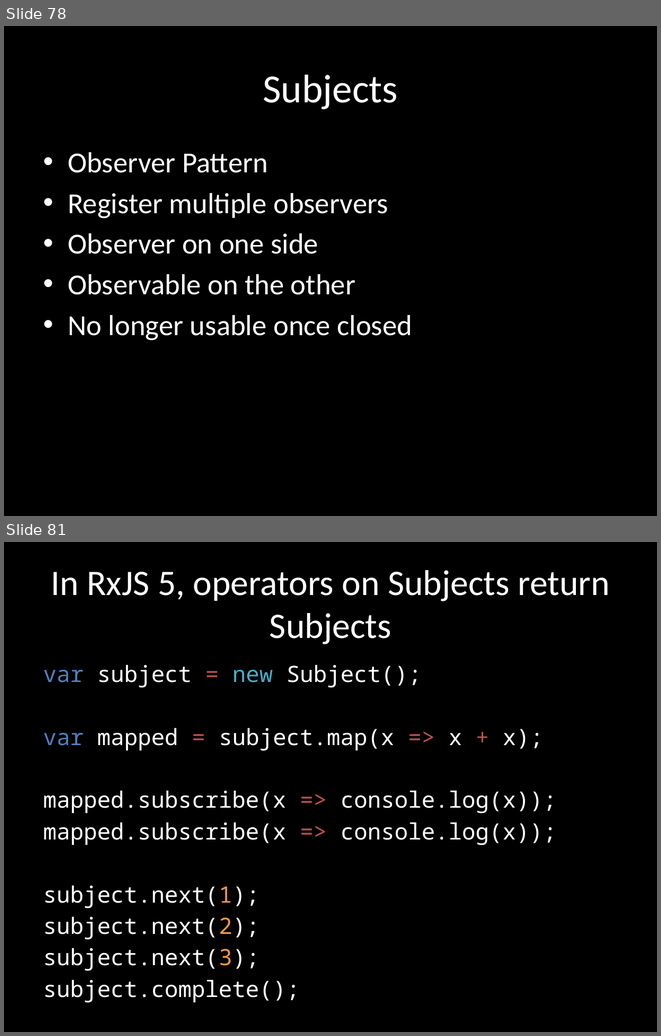
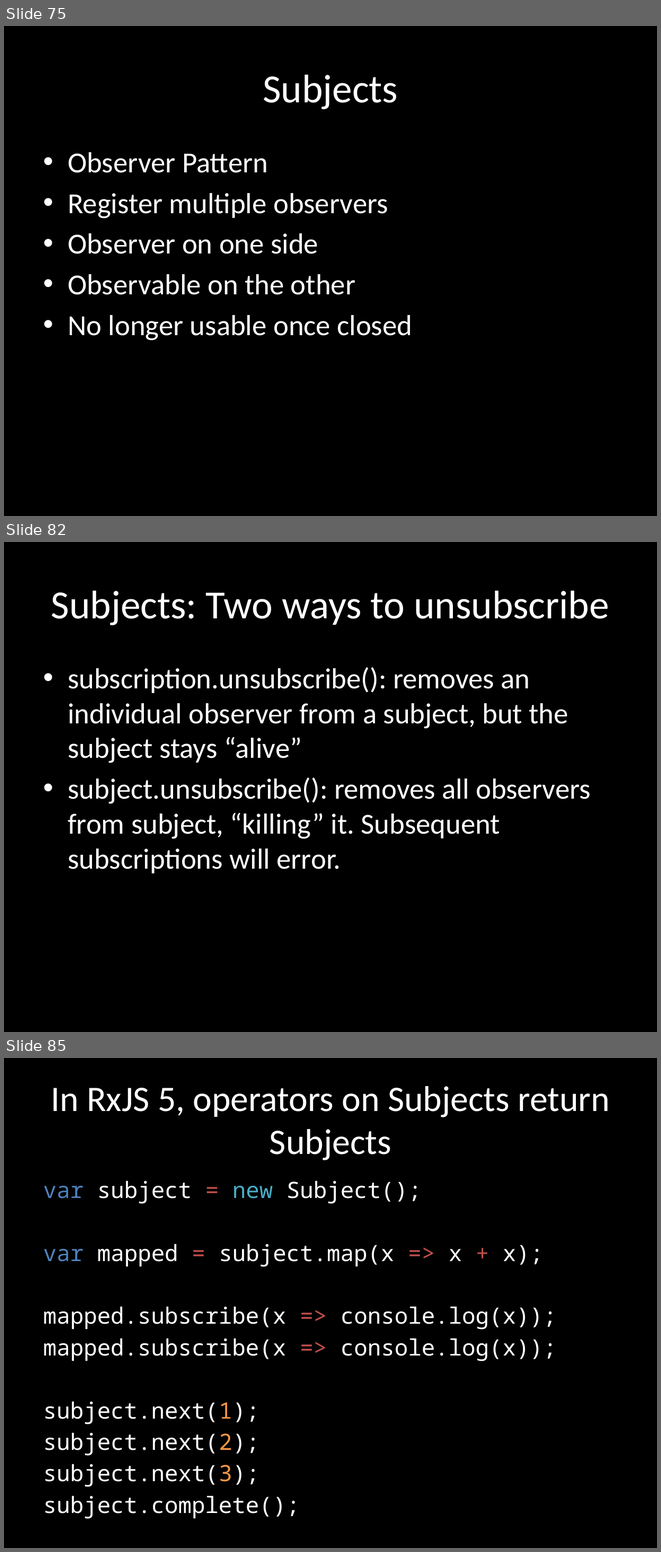
Before and after one commit to benlesh/rxjs-workshop-angular, a slide deck: rxjs-workshop.pptx. Shown one above the other, each under a label of ours: slides 78 and 81 before the commit, slides 75, 82 and 85 after it; the slides between them are not shown. The pictures are 661x1036 and 661x1552 pixels, drawn with LibreOffice and Linux fonts; fonts in the diff are those of the drawing. Boxes give left, top, right and bottom in pixels: in the first picture for what was removed or moved away, otherwise in the second. Text is boxed around its words. In the diff, an @@ line names an element or a change of style, - is before the commit and + after.

Commit message:
add subject exercies andxercises and operator exercise

```diff
--- a/rxjs-workshop.pptx
+++ b/rxjs-workshop.pptx
@@ slide 82 added at [4, 542, 657, 1032], background #000000 @@
@@ title added at [51, 590, 609, 625], 44 pt, text #FFFFFF @@
+Subjects: Two ways to unsubscribe
@@ text added at [68, 667, 591, 873], 32 pt, text #FFFFFF @@
+• subscription.unsubscribe(): removes an individual observer from a subject, but the subject stays “alive”
+• subject.unsubscribe(): removes all observers from subject, “killing” it. Subsequent subscriptions will error.
@@ what was slide 78 is now slide 75 @@
@@ what was slide 81 is now slide 85 @@
```
Also in this commit, not shown: 3 slides changed, 8 other slides added, 5 slides removed, 17 other files.
